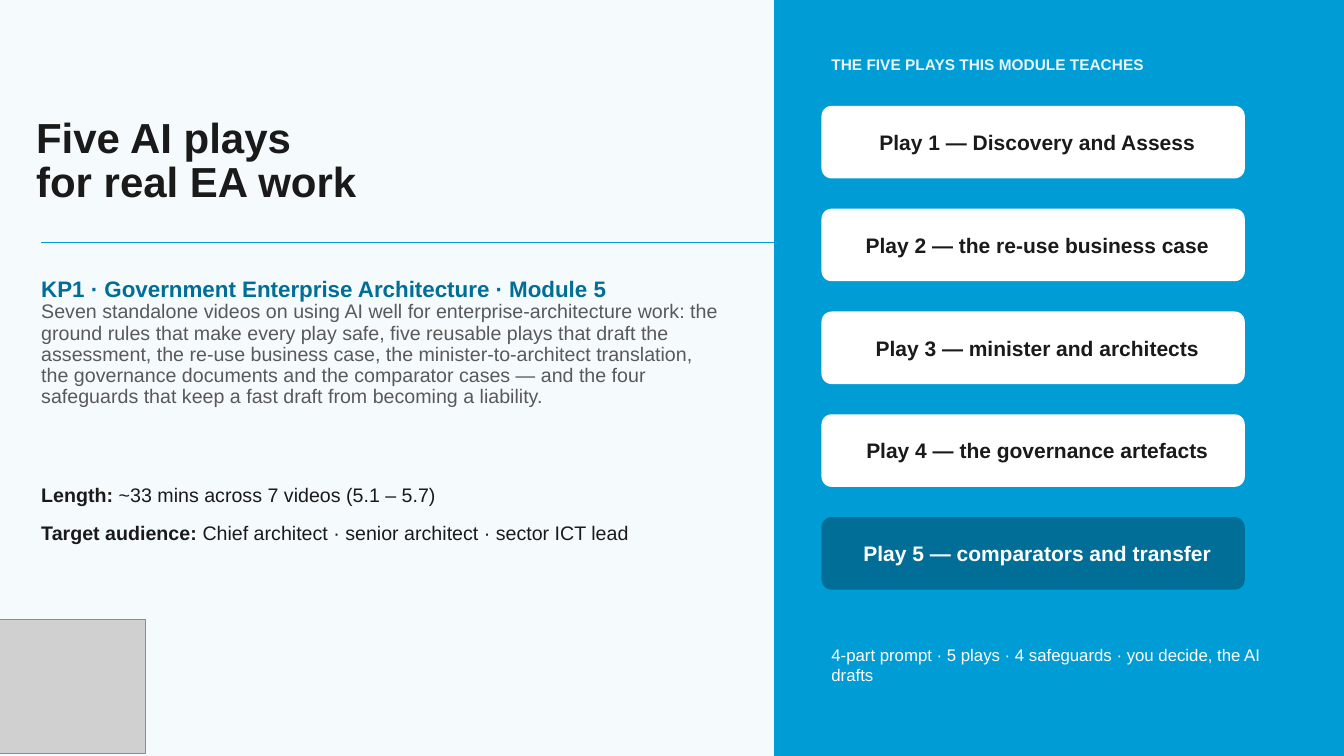
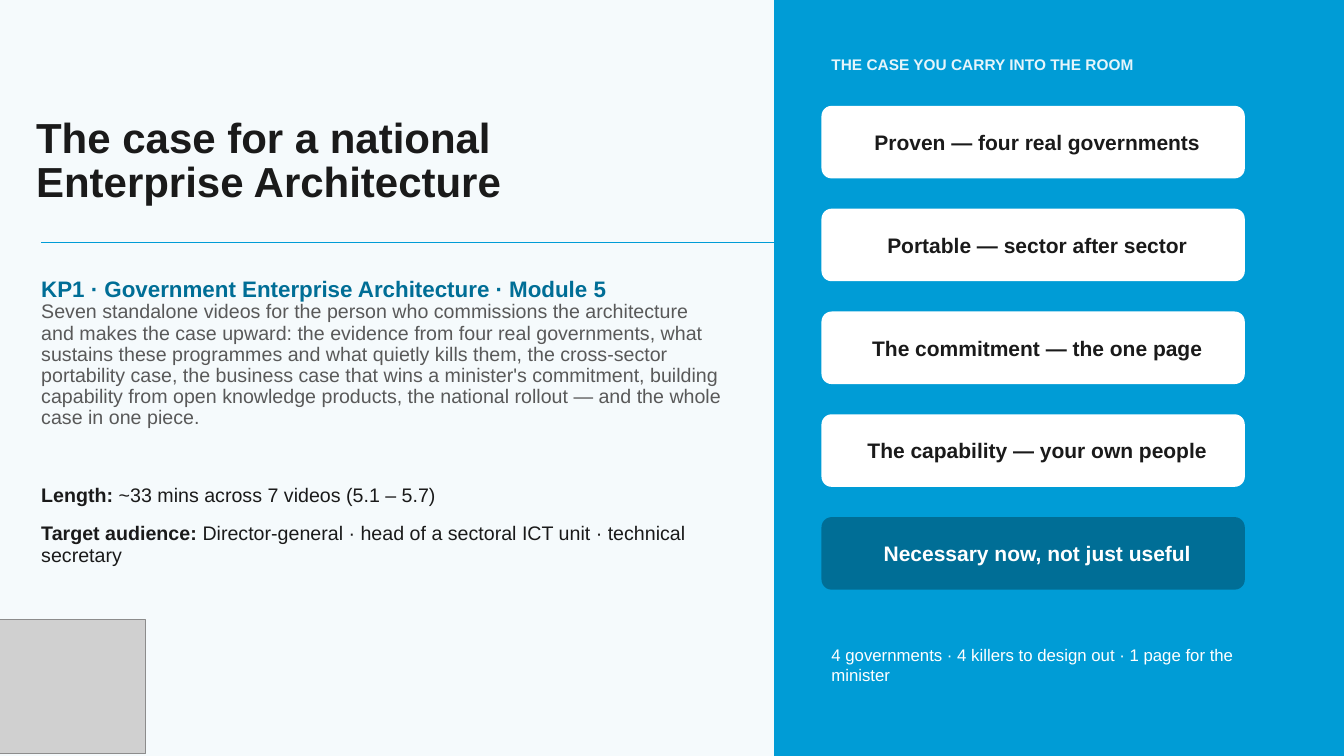
Before and after one commit to aarelaponin/geatdm-framework, a slide deck: slide 1 of 10-Knowledge-Products/KP1-GEA/videos/module_5/en/decks/KP1_M5_Deck_v0.1.pptx. Drawn at 1344x756 pixels with LibreOffice and Linux fonts; fonts in the diff are those of the drawing; grey boxes stand for pictures. Boxes give left, top, right and bottom in pixels: in the first picture for what was removed or moved away, otherwise in the second. Text is boxed around its words. In the diff, an @@ line names an element or a change of style, - is before the commit and + after.

```diff
--- a/10-Knowledge-Products/KP1-GEA/videos/module_5/en/decks/KP1_M5_Deck_v0.1.pptx
+++ b/10-Knowledge-Products/KP1-GEA/videos/module_5/en/decks/KP1_M5_Deck_v0.1.pptx
@@ text at (x1=831, y1=59, x2=1133, y2=70): text changed @@
-THE FIVE PLAYS THIS MODULE TEACHES
+THE CASE YOU CARRY INTO THE ROOM
@@ text at (x1=36, y1=122, x2=501, y2=206): text changed @@
-Five AI plays
-for real EA work
+The case for a national
+Enterprise Architecture
@@ text in rounded rectangle at (x1=874, y1=134, x2=1200, y2=155): text changed @@
-Play 1 — Discovery and Assess
+Proven — four real governments
@@ text in rounded rectangle at (x1=887, y1=237, x2=1187, y2=254): text changed @@
-Play 2 — the re-use business case
+Portable — sector after sector
@@ text at (x1=41, y1=304, x2=721, y2=428): text changed @@
-Seven standalone videos on using AI well for enterprise-architecture work: the ground rules that make every play safe, five reusable plays that draft the assessment, the re-use business case, the minister-to-architect translation, the governance documents and the comparator cases — and the four safeguards that keep a fast draft from becoming a liability.
+Seven standalone videos for the person who commissions the architecture and makes the case upward: the evidence from four real governments, what sustains these programmes and what quietly kills them, the cross-sector portability case, the business case that wins a minister's commitment, building capability from open knowledge products, the national rollout — and the whole case in one piece.
@@ text in rounded rectangle at (x1=872, y1=340, x2=1202, y2=360): text changed @@
-Play 3 — minister and architects
+The commitment — the one page
@@ text in rounded rectangle at (x1=867, y1=442, x2=1207, y2=463): text changed @@
-Play 4 — the governance artefacts
+The capability — your own people
@@ text at (x1=41, y1=525, x2=685, y2=566): text changed @@
-Target audience: Chief architect · senior architect · sector ICT lead
+Target audience: Director-general · head of a sectoral ICT unit · technical secretary
@@ text in rounded rectangle at (x1=884, y1=545, x2=1191, y2=566): text changed @@
-Play 5 — comparators and transfer
+Necessary now, not just useful
@@ text at (x1=831, y1=649, x2=1233, y2=681): text changed @@
-4-part prompt · 5 plays · 4 safeguards · you decide, the AI drafts
+4 governments · 4 killers to design out · 1 page for the minister
```
Also in this commit, not shown: 35 other slides changed, 15 slides added, 15 slides removed, 58 other files.
